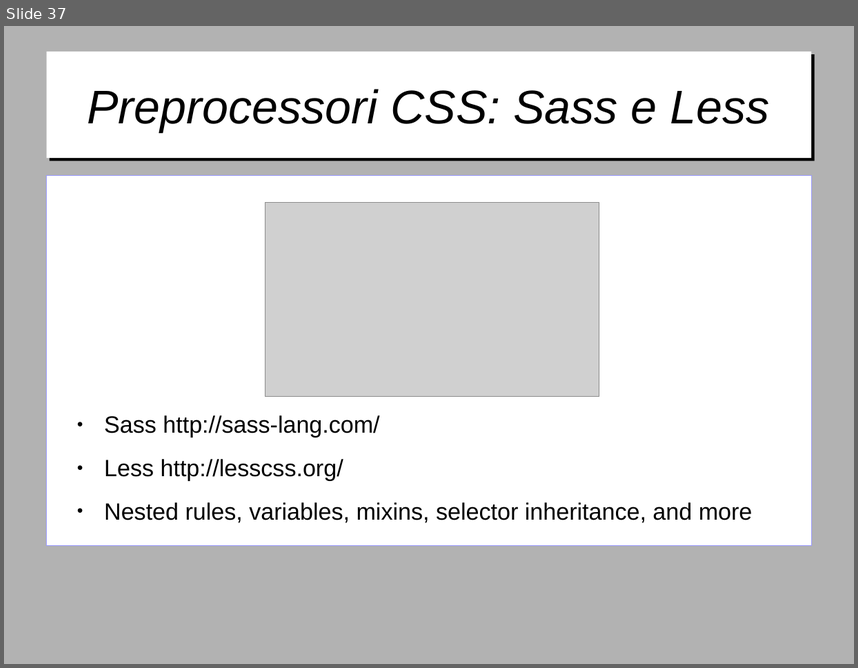
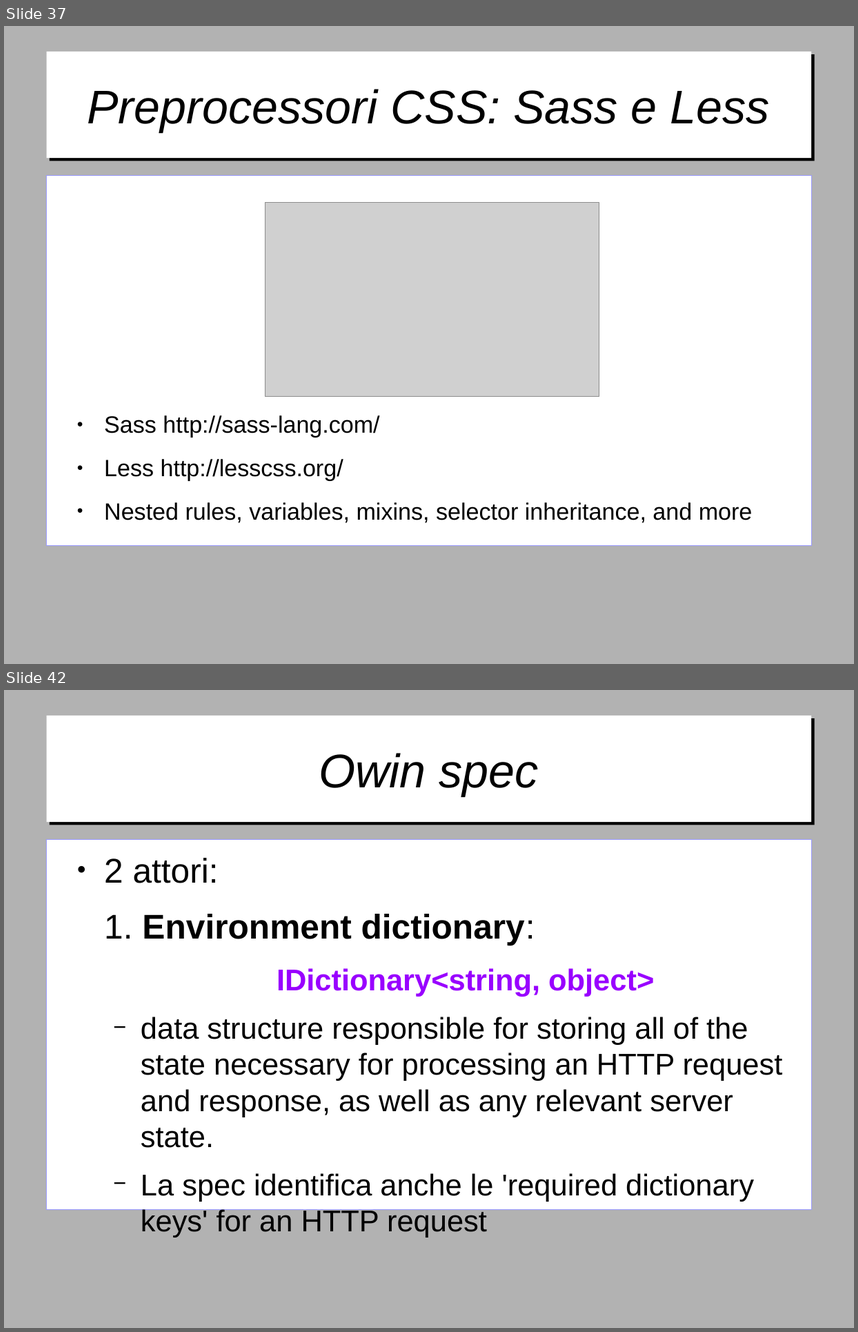
Before and after one commit to gitfer/ARXCourse, a slide deck: ARXCourse.odp. Shown one above the other, each under a label of ours: slide 37 before the commit, slides 37 and 42 after it; the slides between them are not shown. The pictures are 858x668 and 858x1332 pixels, drawn with LibreOffice and Linux fonts; fonts in the diff are those of the drawing; grey boxes stand for pictures; background and template pictures are left out. Boxes give left, top, right and bottom in pixels: in the first picture for what was removed or moved away, otherwise in the second. Text is boxed around its words. In the diff, an @@ line names an element or a change of style, - is before the commit and + after.

Commit message:
Aggiunta appendice su OWIN e Katana

```diff
--- a/ARXCourse.odp
+++ b/ARXCourse.odp
@@ slide 42 added at [4, 690, 854, 1328], background #B2B2B2 @@
@@ title added at [46, 716, 812, 822], fill #FFFFFF, 44 pt, text #000000, italic @@
+Owin spec
@@ text added at [46, 839, 812, 1209], fill #FFFFFF, outline #9999FF 0 pt, 28 pt, text #000000 @@
+● 2 attori:
+1. Environment dictionary:
+  IDictionary<string, object>
+  − data structure responsible for storing all of the state necessary for processing an HTTP request and response, as well as any relevant server state.
+  − La spec identifica anche le 'required dictionary keys' for an HTTP request
```
Also in this commit, not shown: 1 slide changed, 15 other slides added.
